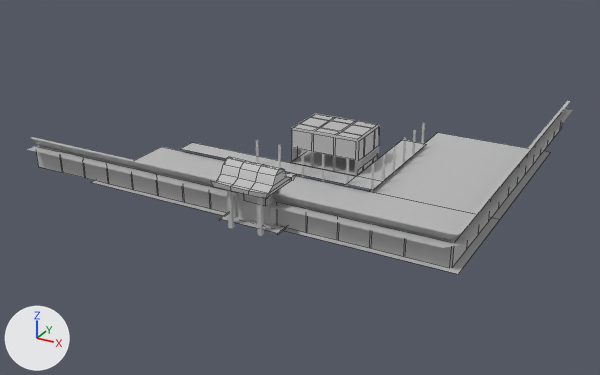
Renders of the FBX model Assets/Art/Models/Temple/Temple.fbx from each side of a commit.
One viewpoint serves both versions: a 50 mm lens placed at (0.471, -0.956, 0.425), pointed at (-0.049, -0.011, -0.047). The lights are fixed; the arrows at lower left show +X, +Y and +Z. Mesh edges are drawn as thin lines on the coarser meshes. Where no turn or scale is listed for an object, it has been applied to the vertices.

The older version as bpy lines, for what is in view:
```python
me_mesh_119 = bpy.data.meshes.new('Mesh.119')
me_mesh_119.from_pydata(...)  # 46 vertices, 37 faces; spans x 0.02..0.252, y -0.22..0.3, z 0.025..0.039
me_mesh_119.materials.append(mat_phong1)  # grey #bcbcbc
me_mesh_137 = bpy.data.meshes.new('Mesh.137')
me_mesh_137.from_pydata(...)  # 40 vertices, 27 faces; spans x -0.0375..0.0375, y -0.0325..0.0325, z -0.0025..0.0225
me_mesh_137.materials.append(mat_phong1)  # grey #bcbcbc
ob_polysurface1 = bpy.data.objects.new('polySurface1', me_mesh_137)
ob_polysurface1.location = (0.0, -0.21, 0.047)
ob_roof = bpy.data.objects.new('Roof', None)
ob_roof.parent = ob_wall
ob_roof.location = (0.0, 0.0, 0.0)
ob_wallroofleft = bpy.data.objects.new('WallRoofLeft', me_mesh_119)
ob_wallroofleft.location = (0.0, 0.0, 0.0)
# also in view: 'Walls' at (0.0, 0.0, 0.024); 'Stone11' at (0.126, -0.205, 0.01); 'SupportBeams' at (-0.001, -0.001, 0.025); 'polySurface2' at (0.0, -0.21, 0.06); 'Stone10' at (0.086, -0.205, 0.01)
```
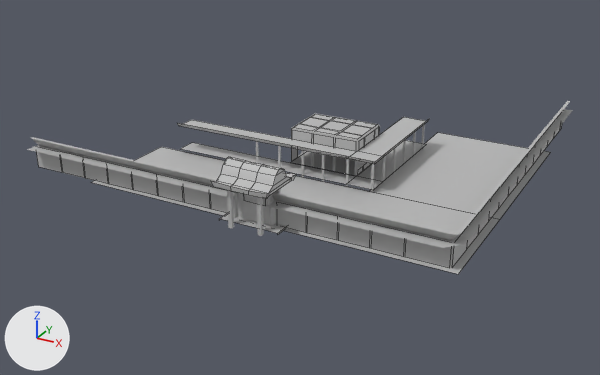
The change, as a diff of the scene's bpy script:
```diff
--- a/Assets/Art/Models/Temple/Temple.fbx.py
+++ b/Assets/Art/Models/Temple/Temple.fbx.py
@@ me_mesh_064_1 @@
+me_mesh_064_1.from_pydata([(-15.0, 0.0, 1.5), (15.0, 0.0, 1.5), (-15.0, 0.0, -1.5), (15.0, 0.0, -1.5), (11.2, 0.0, -1.5), (11.2, 0.0, 1.5), (11.2, 0.0, -17.2), (15.0, 0.0, -17.2), (-15.0, 0.5, 1.8), (11.2, 0.5, 1.8), (15.2, 0.5, 1.8), (15.2, 0.5, -1.5), (15.2, 0.5, -17.2)], [], [(5, 4, 3, 1), (0, 2, 4, 5), (4, 6, 7, 3), (0, 5, 9, 8), (1, 3, 11, 10), (5, 1, 10, 9), (3, 7, 12, 11)])
+me_mesh_064_1.materials.append(mat_wood02mat)  # grey #bcbcbc
@@ ob_roof @@
-ob_roof = bpy.data.objects.new('Roof', None)
-ob_roof.parent = ob_wall
-ob_roof.location = (0.0, 0.0, 0.0)
+ob_roof = bpy.data.objects.new('Roof', me_mesh_064_1)
+ob_roof.parent = ob_deck
+ob_roof.location = (-6.25, 3.5, 5.25)
```

Location of each change, [x1, y1, x2, y2] in pixels of the pictures (600 x 375 px):
'Roof', now drawn
    after: [178, 117, 430, 164]
